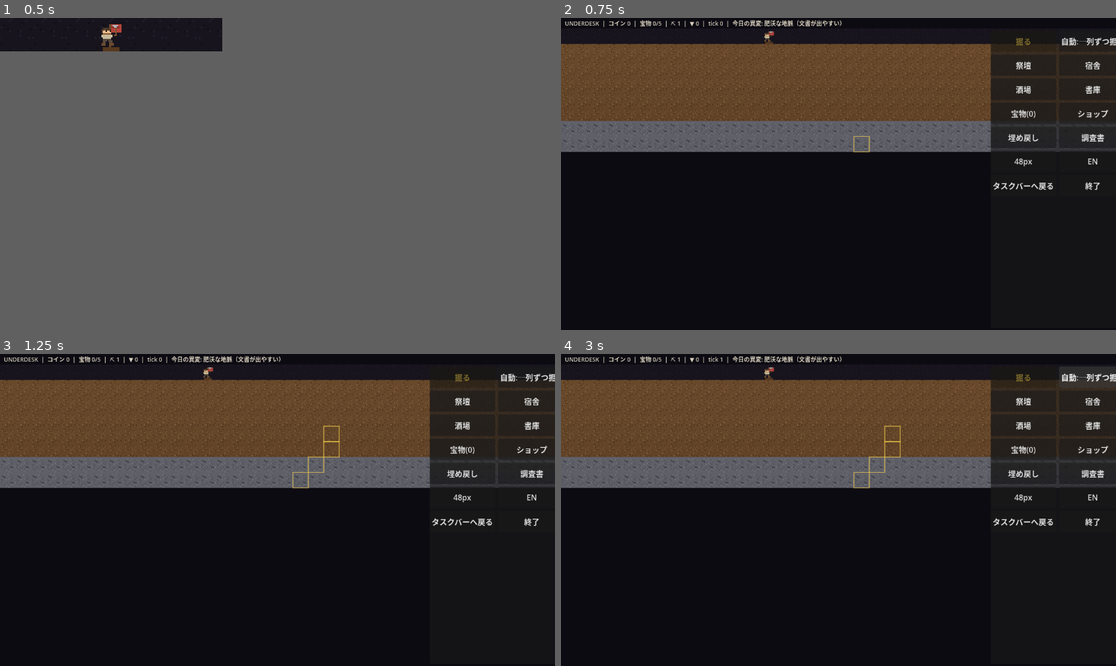
Above: before the commit, frames 1-4 (two rows, left to right).
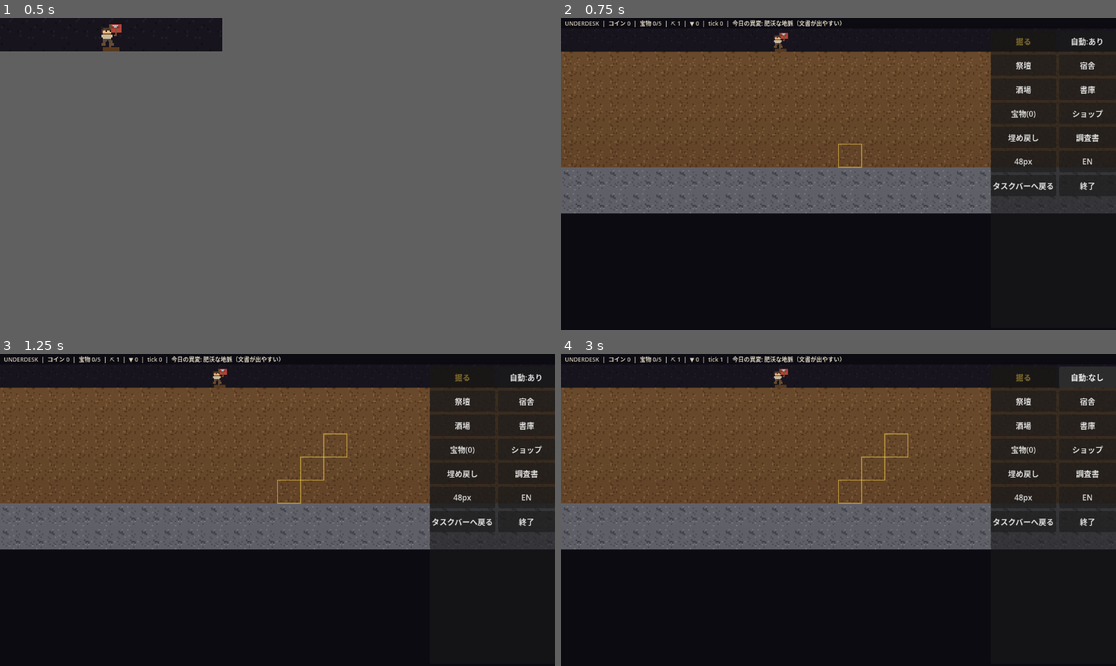
Above: after the commit, the same moments.

Repository: jinsei0604/UnderDesk
Game: Godot game, scene res://src/ui/main.tscn
Two runs of this game, one before a commit and one after it. Both use one fixed random seed, a clock stepped at 60 frames per second and the inputs below.
Inputs (mouse positions are in pixels of both pictures, inside the frame that each line leads up to):
- Up to frame 1 (0.5 s): no input
- Up to frame 2 (0.75 s): tap Enter at 0.5 s; drag from (672, 33) to (694, 27) at 0.52 s
- Up to frame 3 (1.25 s): no input
- Up to frame 4 (3 s): click "自動:一列ずつ掘る" (after the commit: "自動:あり") at 1.25 s; click "自動:横へ広げる" (after the commit: "自動:なし") at 2 s; click "自動:なし" (after the commit: "自動:あり") at 2.75 s

Frame 1 is identical in both runs. In frame 2, 28% of the frame differs, in the area x 0-100%, y 4-63%; in frame 3, 28%; in frame 4, 28%.

Commit message:
3x zoom, auto-dig as on/off toggle, placeholder companions removed
- Expanded view now renders at 48px cells (3x pixels) for full sprite
  detail.
- The auto-dig button is a plain on/off toggle; the WIDEN policy stays
  available in the core but is no longer exposed in the UI.
- Placeholder companions 1/3/4 are deleted; only Riko remains defined.
  Saves that had placeholder companions joined shed them on load and
  the crew is rebuilt (protagonist + known companions), so no more
  eyeless colored squares wandering the shaft.

Co-Authored-By: Claude Fable 5 <noreply@anthropic.com>

Diff:
--- a/data/companions/companion_1.json
+++ /dev/null
@@ -1,5 +0,0 @@
-{
-	"id": "companion_1",
-	"name_key": "COMPANION_1_NAME",
-	"join_at_docs": 2
-}
--- a/data/companions/companion_3.json
+++ /dev/null
@@ -1,5 +0,0 @@
-{
-	"id": "companion_3",
-	"name_key": "COMPANION_3_NAME",
-	"join_at_docs": 8
-}
--- a/data/companions/companion_4.json
+++ /dev/null
@@ -1,5 +0,0 @@
-{
-	"id": "companion_4",
-	"name_key": "COMPANION_4_NAME",
-	"join_at_docs": 11
-}
--- a/locale/en.csv
+++ b/locale/en.csv
@@ -29,8 +29,7 @@
 UI_ARCHIVE,Archive
 UI_QUIT,Quit
 UI_AUTO_NONE,Auto: Off
-UI_AUTO_DOWN,Auto: Layer by Layer
-UI_AUTO_WIDEN,Auto: Widen
+UI_AUTO_DOWN,Auto: On
 UI_COLLAPSE,Back to Taskbar
 UI_NEW_DOC,A new document was unearthed
 UI_DAILY,Today's Anomaly
@@ -52,10 +51,7 @@
 PRESTIGE_START_DESC,Permanent: +100 starting coins
 PRESTIGE_SURVEY,Ley Sense
 PRESTIGE_SURVEY_DESC,Permanent: documents +5%
-COMPANION_1_NAME,Companion I (TBD)
 COMPANION_2_NAME,Riko
-COMPANION_3_NAME,Companion III (TBD)
-COMPANION_4_NAME,Companion IV (TBD)
 UI_COMPANION_JOINED,A companion joined: %s
 SHOP_PICKAXE,Better Pickaxes
 SHOP_PICKAXE_DESC,Dig power +1 for the whole crew
--- a/locale/ja.csv
+++ b/locale/ja.csv
@@ -29,8 +29,7 @@
 UI_ARCHIVE,書庫
 UI_QUIT,終了
 UI_AUTO_NONE,自動:なし
-UI_AUTO_DOWN,自動:一列ずつ掘る
-UI_AUTO_WIDEN,自動:横へ広げる
+UI_AUTO_DOWN,自動:あり
 UI_COLLAPSE,タスクバーへ戻る
 UI_NEW_DOC,新しい文書が出土した
 UI_DAILY,今日の異変
@@ -52,10 +51,7 @@
 PRESTIGE_START_DESC,恒久: 開始時コイン+100
 PRESTIGE_SURVEY,地脈感覚
 PRESTIGE_SURVEY_DESC,恒久: 文書出土率+5%
-COMPANION_1_NAME,仲間・一（仮）
 COMPANION_2_NAME,リコ
-COMPANION_3_NAME,仲間・三（仮）
-COMPANION_4_NAME,仲間・四（仮）
 UI_COMPANION_JOINED,仲間が加わった: %s
 SHOP_PICKAXE,つるはし強化
 SHOP_PICKAXE_DESC,全員の掘削力+1
--- a/src/core/sim.gd
+++ b/src/core/sim.gd
@@ -621,6 +621,24 @@
 		for job in sim.jobs:
 			job.claimed_by = -1
 			job.progress = 0
+	# Companions whose definitions were removed (placeholder characters)
+	# leave the party; the crew is rebuilt when the roster changed.
+	if not p_companion_defs.is_empty():
+		var known_ids: Array[String] = []
+		for def: Variant in p_companion_defs:
+			known_ids.append(str((def as Dictionary)["id"]))
+		var kept: Array[String] = []
+		for companion_id in sim.companions:
+			if known_ids.has(companion_id):
+				kept.append(companion_id)
+		if kept.size() != sim.companions.size() \
+				or sim.minions.size() != kept.size() + 1:
+			sim.companions = kept
+			sim.minions.clear()
+			for i in kept.size() + 1:
+				sim.minions.append(UDMinion.create(i, UD.DEPOT_POS))
+			for job in sim.jobs:
+				job.claimed_by = -1
 	# Pre-v3 saves may hold minions mid-haul: bag their load and free them.
 	for minion in sim.minions:
 		if minion.state == UDMinion.State.HAULING or minion.carrying != "":
--- a/src/ui/main.gd
+++ b/src/ui/main.gd
@@ -67,8 +67,8 @@
 const BUTTON_MIN_SIZE := Vector2(118, 44)
 const ACTIVE_BUTTON_TINT := Color(1.0, 0.85, 0.3)
 
-## Expanded view zoom: 2x pixels so the sprites read clearly.
-const EXPANDED_CELL_PX: int = 32
+## Expanded view zoom: 3x pixels so the sprites read in full detail.
+const EXPANDED_CELL_PX: int = 48
 ## UI-side sprite animation cadence (does not touch the simulation).
 const ANIM_FRAME_SECONDS: float = 0.4
 var unread_docs: Array[String] = []
@@ -686,20 +686,20 @@
 	_refresh_archive_button()
 
 
+## The button is a plain on/off toggle; WIDEN stays core-only.
 func _cycle_dig_policy() -> void:
-	sim.dig_policy = ((int(sim.dig_policy) + 1) % UD.DigPolicy.size()) as UD.DigPolicy
+	if sim.dig_policy == UD.DigPolicy.NONE:
+		sim.dig_policy = UD.DigPolicy.DOWN
+	else:
+		sim.dig_policy = UD.DigPolicy.NONE
 	_refresh_button_texts()
 	queue_redraw()
 
 
 func _policy_label_key() -> String:
-	match sim.dig_policy:
-		UD.DigPolicy.DOWN:
-			return "UI_AUTO_DOWN"
-		UD.DigPolicy.WIDEN:
-			return "UI_AUTO_WIDEN"
-		_:
-			return "UI_AUTO_NONE"
+	if sim.dig_policy == UD.DigPolicy.NONE:
+		return "UI_AUTO_NONE"
+	return "UI_AUTO_DOWN"
 
 
 func _next_locale_code() -> String:
--- a/tests/core/test_companions.gd
+++ b/tests/core/test_companions.gd
@@ -66,6 +66,23 @@
 	assert_eq(restored.jobs[0].claimed_by, -1, "stale claim released")
 
 
+func test_removed_companion_defs_prune_saved_party() -> void:
+	# Placeholder companions were deleted from data; saves that had them
+	# joined must shed them on load and rebuild the crew.
+	var sim := UDSim.new_game(UDTestFixtures.strata(), 1, [], _defs())
+	sim.companions.append("c1")
+	sim.companions.append("ghost")
+	sim.minions.append(UDMinion.create(1, UD.DEPOT_POS))
+	sim.minions.append(UDMinion.create(2, UD.DEPOT_POS))
+	var restored := UDSim.from_dict(
+		JSON.parse_string(JSON.stringify(sim.to_dict())),
+		UDTestFixtures.strata(), [], _defs()
+	)
+	assert_eq(restored.companions.size(), 1, "unknown companion removed")
+	assert_eq(restored.companions[0], "c1")
+	assert_eq(restored.minions.size(), 2, "party rebuilt to protagonist + c1")
+
+
 func test_prestige_keeps_companions() -> void:
 	var sim := UDSim.new_game(UDTestFixtures.strata(), 9, [], _defs())
 	sim.companions.append("c1")
Binary file changed: locale/en.text.translation
Binary file changed: locale/ja.text.translation
